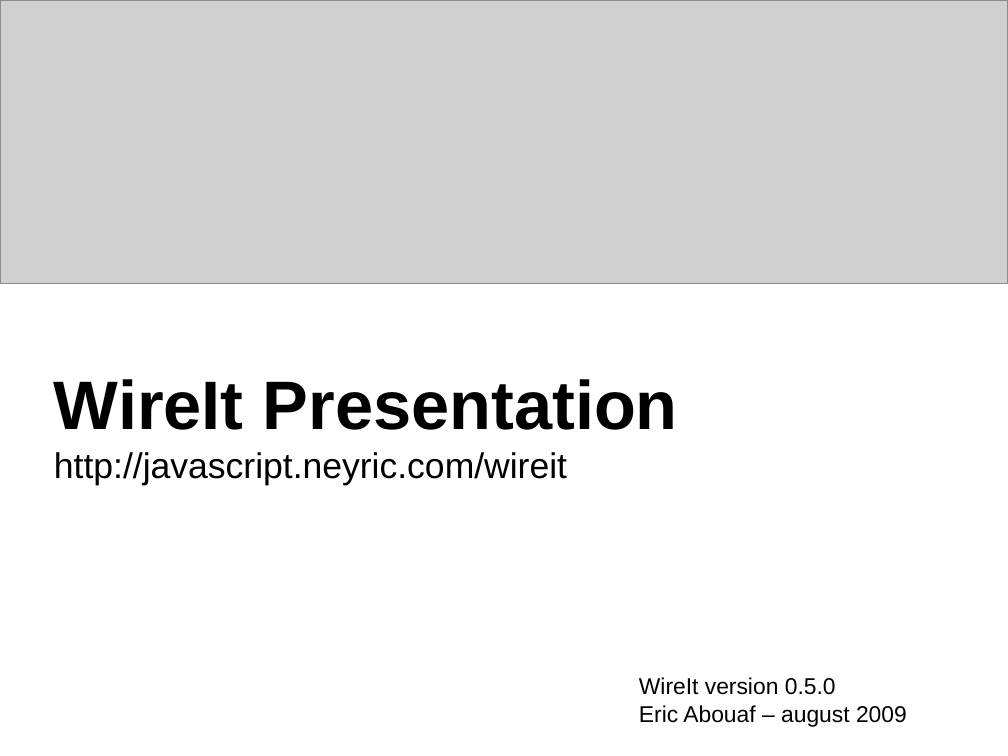
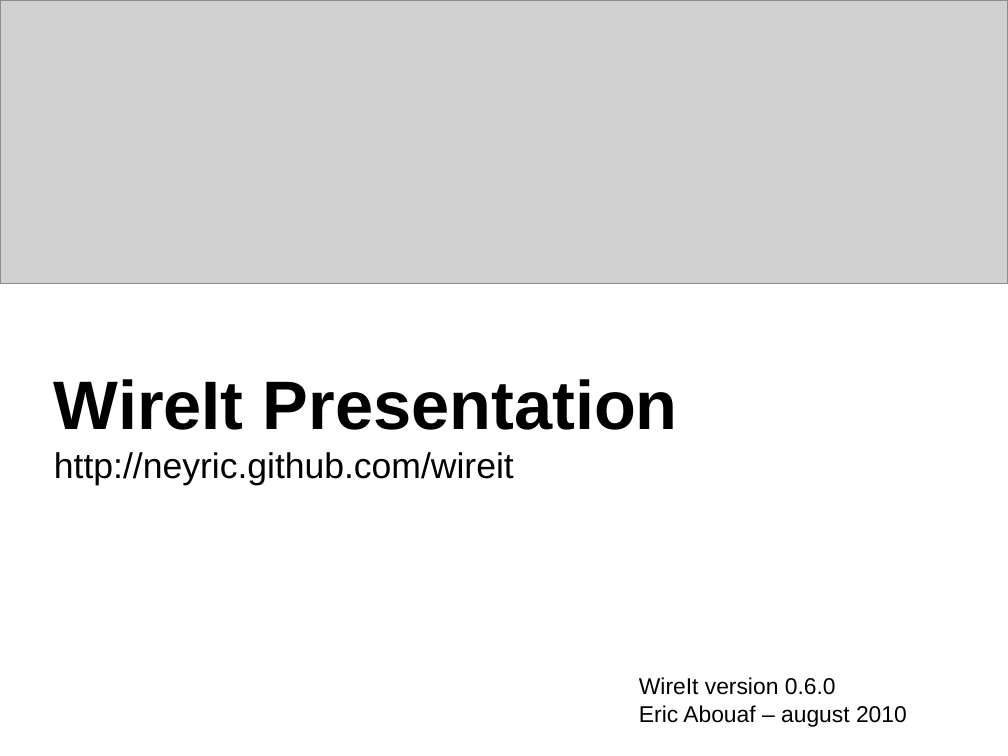
Before and after one commit to ericabouaf/wireit, a slide deck: slide 1 of res/WireIt presentation.odp. Drawn at 1008x756 pixels with LibreOffice and Linux fonts; fonts in the diff are those of the drawing; grey boxes stand for pictures. Boxes give left, top, right and bottom in pixels: in the first picture for what was removed or moved away, otherwise in the second. Text is boxed around its words. In the diff, an @@ line names an element or a change of style, - is before the commit and + after.

```diff
--- a/res/WireIt presentation.odp
+++ b/res/WireIt presentation.odp
@@ title at (x1=54, y1=379, x2=678, y2=485): text changed @@
-WireIt Presentation
-http://javascript.neyric.com/wireit
+WireIt Presentation
+http://neyric.github.com/wireit
@@ text at (x1=639, y1=677, x2=907, y2=727): text changed @@
-WireIt version 0.5.0
-Eric Abouaf – august 2009
+WireIt version 0.6.0
+Eric Abouaf – august 2010
```
Also in this commit, not shown: 1 other slide changed.
